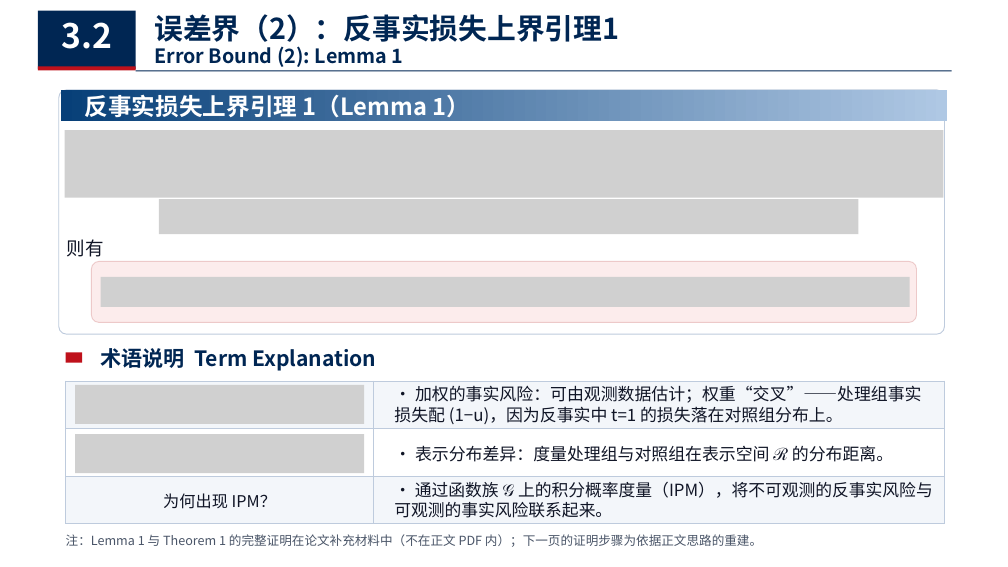
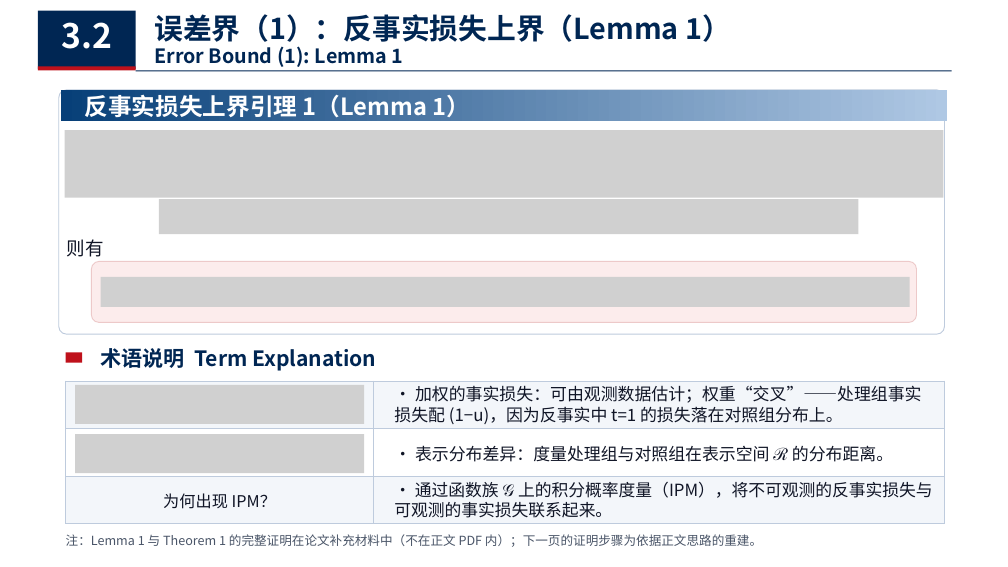
Before and after one commit to chanearly2002/Stastical_Computing, a slide deck: slide 17 of 个体处理效应估计.pptx (slide 16 before the commit). Drawn at 1008x567 pixels with LibreOffice and Linux fonts; fonts in the diff are those of the drawing; grey boxes stand for pictures. Boxes give left, top, right and bottom in pixels: in the first picture for what was removed or moved away, otherwise in the second. Text is boxed around its words. In the diff, an @@ line names an element or a change of style, - is before the commit and + after.

```diff
--- a/个体处理效应估计.pptx
+++ b/个体处理效应估计.pptx
@@ text at (154, 14, 731, 47): text changed @@
-误差界（2）：反事实损失上界引理1
+误差界（1）：反事实损失上界（Lemma 1）
@@ text at (154, 46, 404, 67): text changed @@
-Error Bound (2): Lemma 1
+Error Bound (1): Lemma 1
@@ text at (394, 385, 922, 424): text changed @@
-• 加权的事实风险：可由观测数据估计；权重“交叉”——处理组事实损失配 (1−u)，因为反事实中 t=1 的损失落在对照组分布上。
+• 加权的事实损失：可由观测数据估计；权重“交叉”——处理组事实损失配 (1−u)，因为反事实中 t=1 的损失落在对照组分布上。
@@ text at (394, 481, 933, 518): text changed @@
-• 通过函数族 𝒢 上的积分概率度量（IPM），将不可观测的反事实风险与
-可观测的事实风险联系起来。
+• 通过函数族 𝒢 上的积分概率度量（IPM），将不可观测的反事实损失与
+可观测的事实损失联系起来。
```
Also in this commit, not shown: 11 other slides changed, 1 other file.
